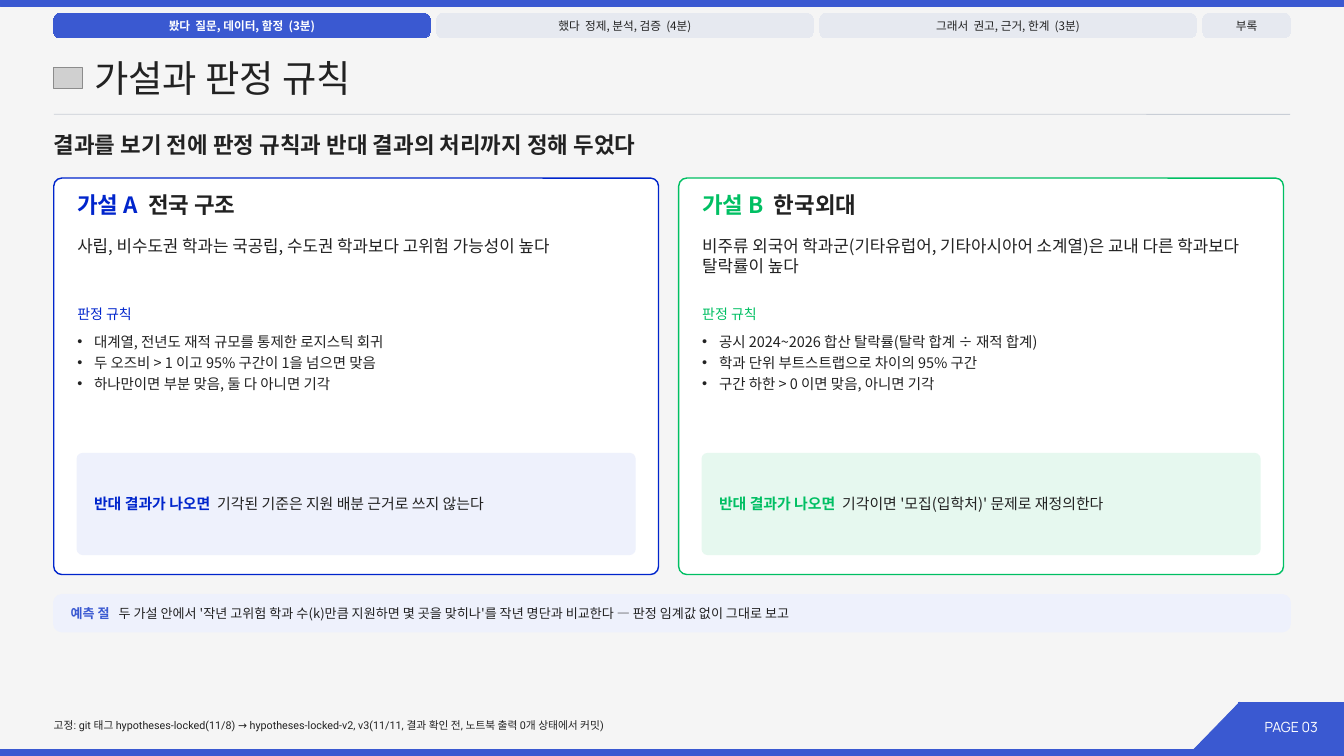
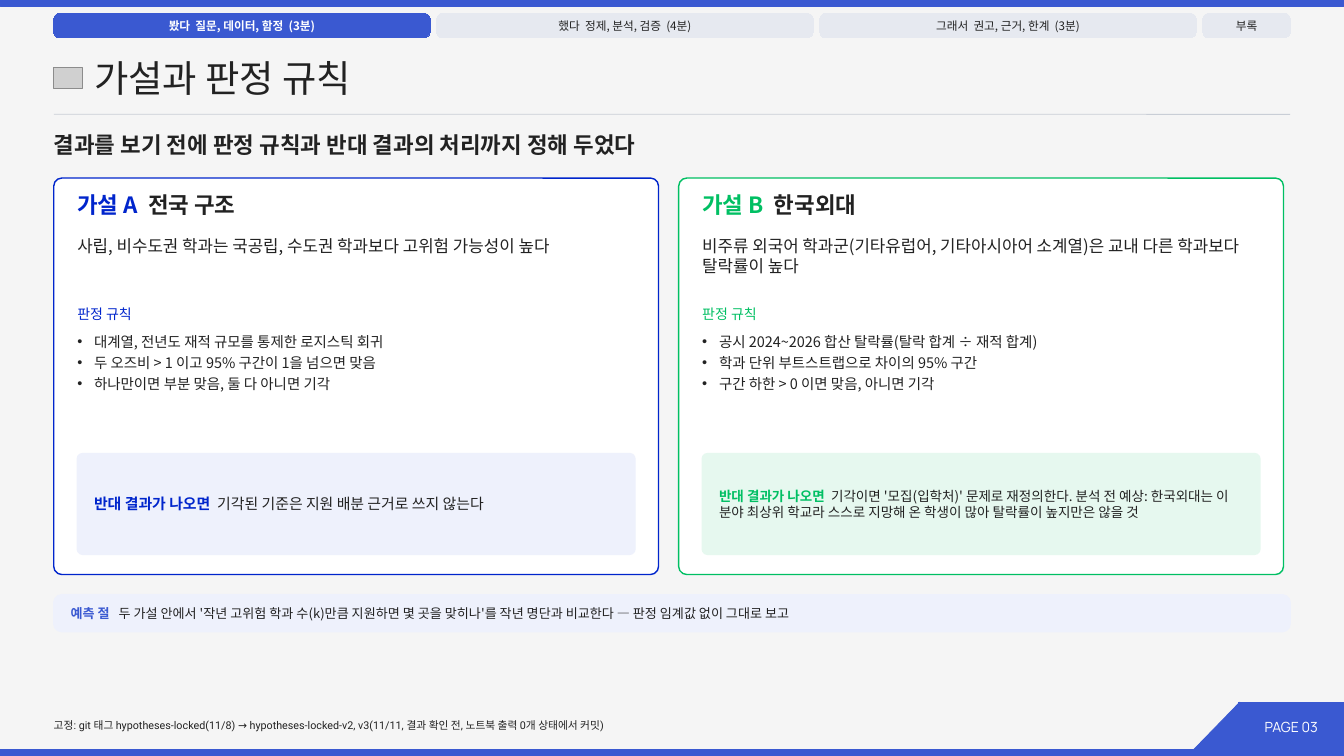
Before and after one commit to 202103116-stack/university-dropout-risk-analysis, a slide deck: slide 3 of slides/14조_발표.pptx. Drawn at 1344x756 pixels with LibreOffice and Linux fonts; fonts in the diff are those of the drawing; grey boxes stand for pictures. Boxes give left, top, right and bottom in pixels: in the first picture for what was removed or moved away, otherwise in the second. Text is boxed around its words. In the diff, an @@ line names an element or a change of style, - is before the commit and + after.

```diff
--- a/slides/14조_발표.pptx
+++ b/slides/14조_발표.pptx
@@ text at (719, 489, 1228, 518): text changed; size 16 to 14.5 pt @@
-반대 결과가 나오면 기각이면 '모집(입학처)' 문제로 재정의한다
+반대 결과가 나오면 기각이면 '모집(입학처)' 문제로 재정의한다. 분석 전 예상: 한국외대는 이 분야 최상위 학교라 스스로 지망해 온 학생이 많아 탈락률이 높지만은 않을 것
```
Also in this commit, not shown: 2 other files.
